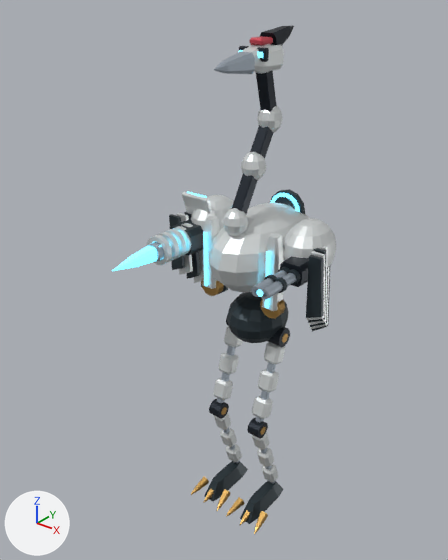
An edit to the glTF model public/assets/models/reference/t05.glb, drawn before and after from the same camera.
Both versions are drawn from a 50 mm lens placed at (4.56, -6.48, 7.7), pointed at (-0.27, -0.44, 3.96). The axes (+X, +Y, +Z) are drawn at lower left. The lights are the same throughout. The first picture is the older version. Both versions are drawn at frame 13 of the action 'heavy'; the numbers are the values there.

Objects in the first picture: 'Export_ankle_l_shade', 'Export_chest_armor', 'Export_chest_dark', 'Export_gun_recoil_steel', 'Export_heavy_armor', 'Export_heavy_shade', 'Export_hip_l_armor', 'Export_hip_r_armor', 'Export_hips_shade', 'Export_shoulder_l_armor', 'Export_shoulder_l_shade', 'Export_shoulder_r_armor' and 32 more.
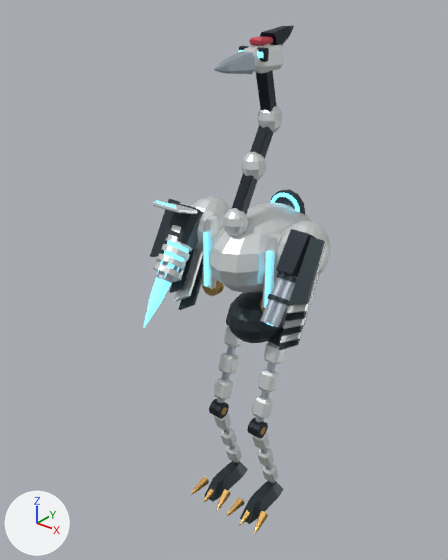
ob_shoulder_l is not drawn itself; it is the parent of ob_elbow_l, ob_export_shoulder_l_armor, ob_export_shoulder_l_shade, ob_gun.
ob_gun is not drawn itself; it is the parent of ob_gun_recoil.
ob_shoulder_r is not drawn itself; it is the parent of ob_elbow_r, ob_export_shoulder_r_armor, ob_export_shoulder_r_shade, ob_heavy.
ob_heavy is not drawn itself; it is the parent of ob_charge_hinge, ob_export_heavy_armor, ob_export_heavy_glow, ob_export_heavy_shade, ob_export_heavy_steel, ob_heavy_muzzle.

Boxes [x1, y1, x2, y2] around the edits, measured in the pictures (448 x 560 px):
'Export_shoulder_l_armor', turned: before [283, 218, 336, 329]; after [277, 221, 331, 343]
'Export_shoulder_l_shade', turned: before [306, 248, 331, 331]; after [278, 237, 326, 350]
'Export_shoulder_r_armor', turned: before [177, 195, 233, 283]; after [156, 196, 230, 301]
'Export_shoulder_r_shade', turned: before [169, 212, 228, 294]; after [150, 199, 203, 310]
'Export_heavy_armor', turned: before [147, 223, 193, 265]; after [153, 225, 192, 280]
'Export_heavy_glow', turned: before [112, 234, 186, 271]; after [144, 241, 189, 328]
'Export_gun_recoil_steel', turned: before [251, 270, 296, 300]; after [260, 272, 296, 328]
'Export_gun_recoil_dark', turned: before [280, 256, 309, 287]; after [275, 229, 317, 278]
'Export_heavy_shade', turned: before [171, 218, 203, 256]; after [164, 203, 204, 250]
'Export_charge_hinge_armor', turned: before [182, 192, 211, 214]; after [153, 201, 197, 214]
'Export_gun_recoil_shade', turned: before [264, 267, 300, 293]; after [267, 272, 297, 307]
'Export_heavy_steel', turned: before [148, 242, 172, 262]; after [156, 260, 180, 284]
'Export_charge_hinge_glow', turned: before [187, 191, 207, 198]; after [156, 200, 176, 208]
'Export_light_muzzle_glow', turned (not visible afterwards): before [256, 289, 263, 297]

Patch to the scene script:
```diff
--- a/public/assets/models/reference/t05.glb.py
+++ b/public/assets/models/reference/t05.glb.py
@@ ob_shoulder_l @@
 ob_shoulder_l.location = (0.78, -0.05, 0.5)
+ob_shoulder_l.rotation_euler = (-0.548, 0.0, 0.0)  # degrees (-31, 0, 0)
@@ ob_gun @@
 ob_gun.location = (0.12, -0.3, -0.35)
+ob_gun.rotation_euler = (1.466, 0.0, 0.0)  # degrees (84, 0, 0)
@@ ob_shoulder_r @@
 ob_shoulder_r.location = (-0.78, -0.05, 0.5)
+ob_shoulder_r.rotation_euler = (-0.548, 0.0, 0.0)  # degrees (-31, 0, 0)
@@ ob_heavy @@
 ob_heavy.location = (-0.1, -0.3, -0.35)
+ob_heavy.rotation_euler = (1.466, 0.0, 0.0)  # degrees (84, 0, 0)
```
